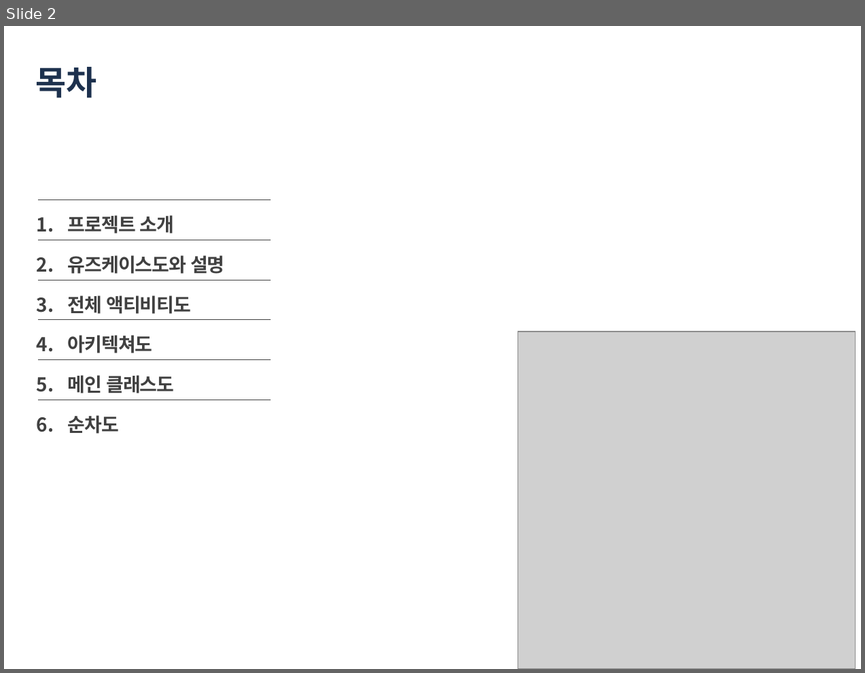
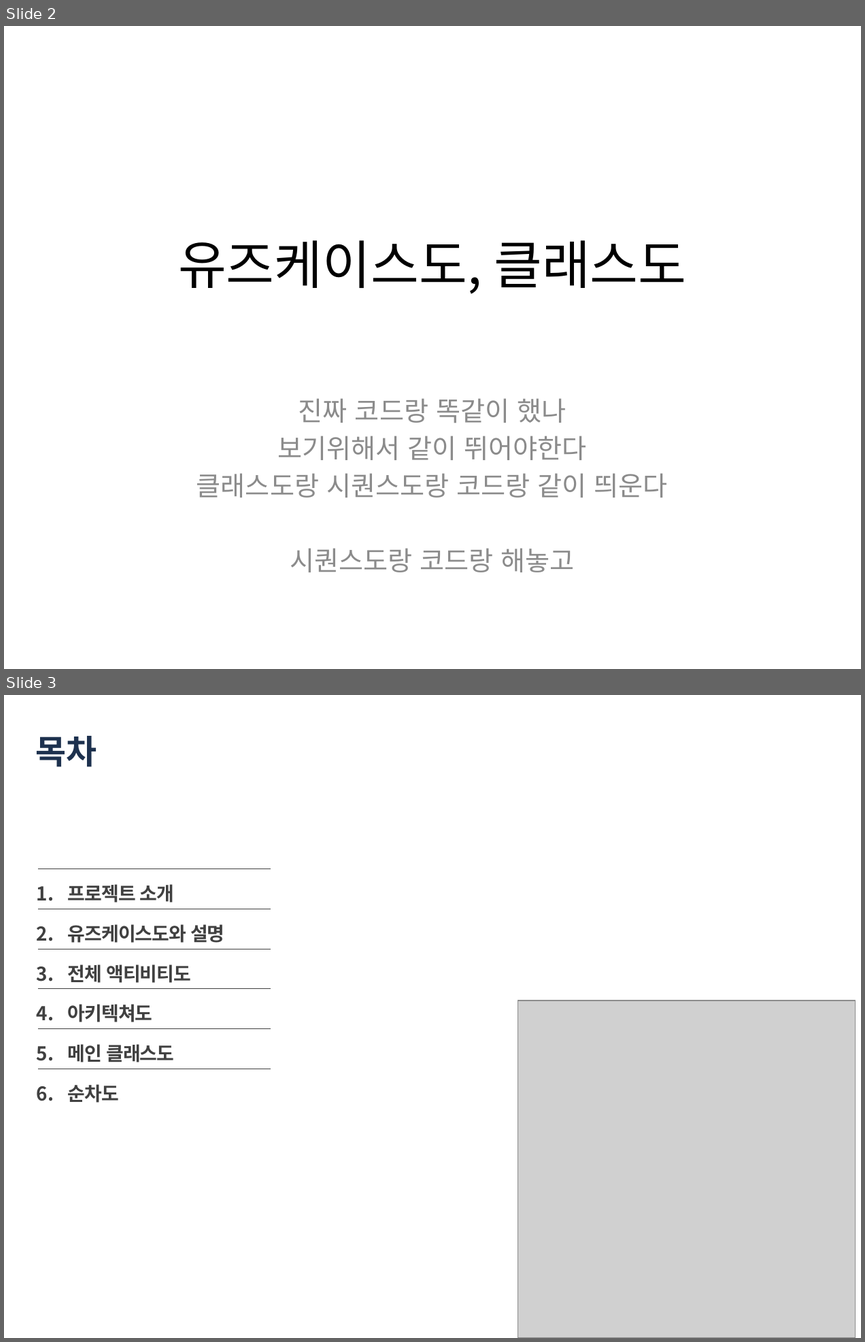
Before and after one commit to livlikwav/UOSSE, a slide deck: 소공최종발표자료_컴퓨터과학부하경민도우찬.pptx. Shown one above the other, each under a label of ours: slide 2 before the commit, slides 2 and 3 after it. The pictures are 865x673 and 865x1342 pixels, drawn with LibreOffice and Linux fonts; fonts in the diff are those of the drawing; grey boxes stand for pictures. Boxes give left, top, right and bottom in pixels: in the first picture for what was removed or moved away, otherwise in the second. Text is boxed around its words. In the diff, an @@ line names an element or a change of style, - is before the commit and + after.

```diff
--- a/소공최종발표자료_컴퓨터과학부하경민도우찬.pptx
+++ b/소공최종발표자료_컴퓨터과학부하경민도우찬.pptx
@@ slide 2 added at [4, 26, 861, 669], background #FFFFFF @@
@@ title added at [178, 240, 686, 294], 44 pt, text #000000 @@
+유즈케이스도, 클래스도
@@ subtitle added at [196, 398, 668, 572], 22.4 pt, text #8C8C8C @@
+진짜 코드랑 똑같이 했나
+보기위해서 같이 뛰어야한다
+클래스도랑 시퀀스도랑 코드랑 같이 띄운다
+시퀀스도랑 코드랑 해놓고
@@ what was slide 2 is now slide 3 @@
```
Also in this commit, not shown: 1 slide changed, 13 other files.
